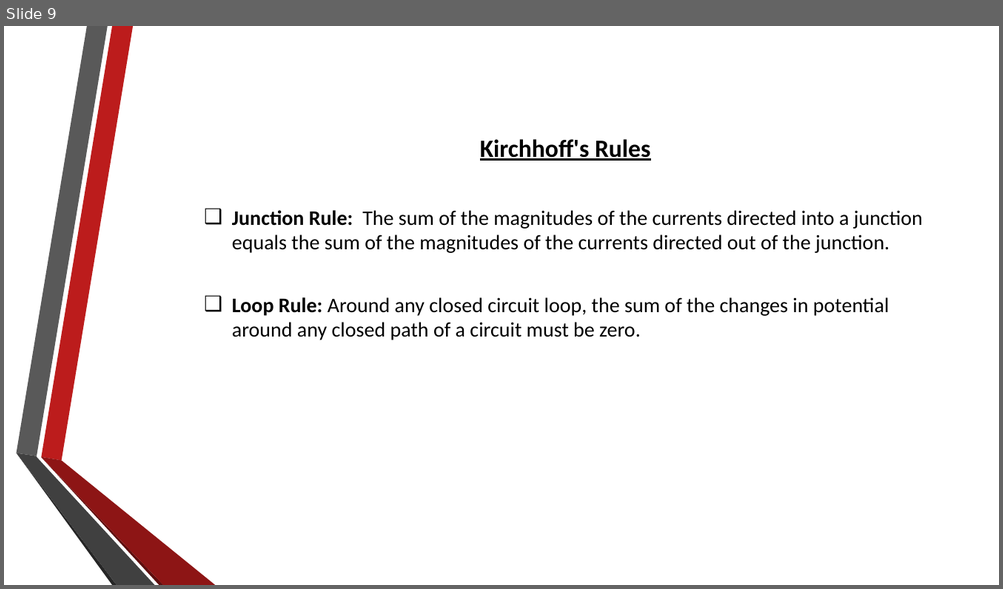
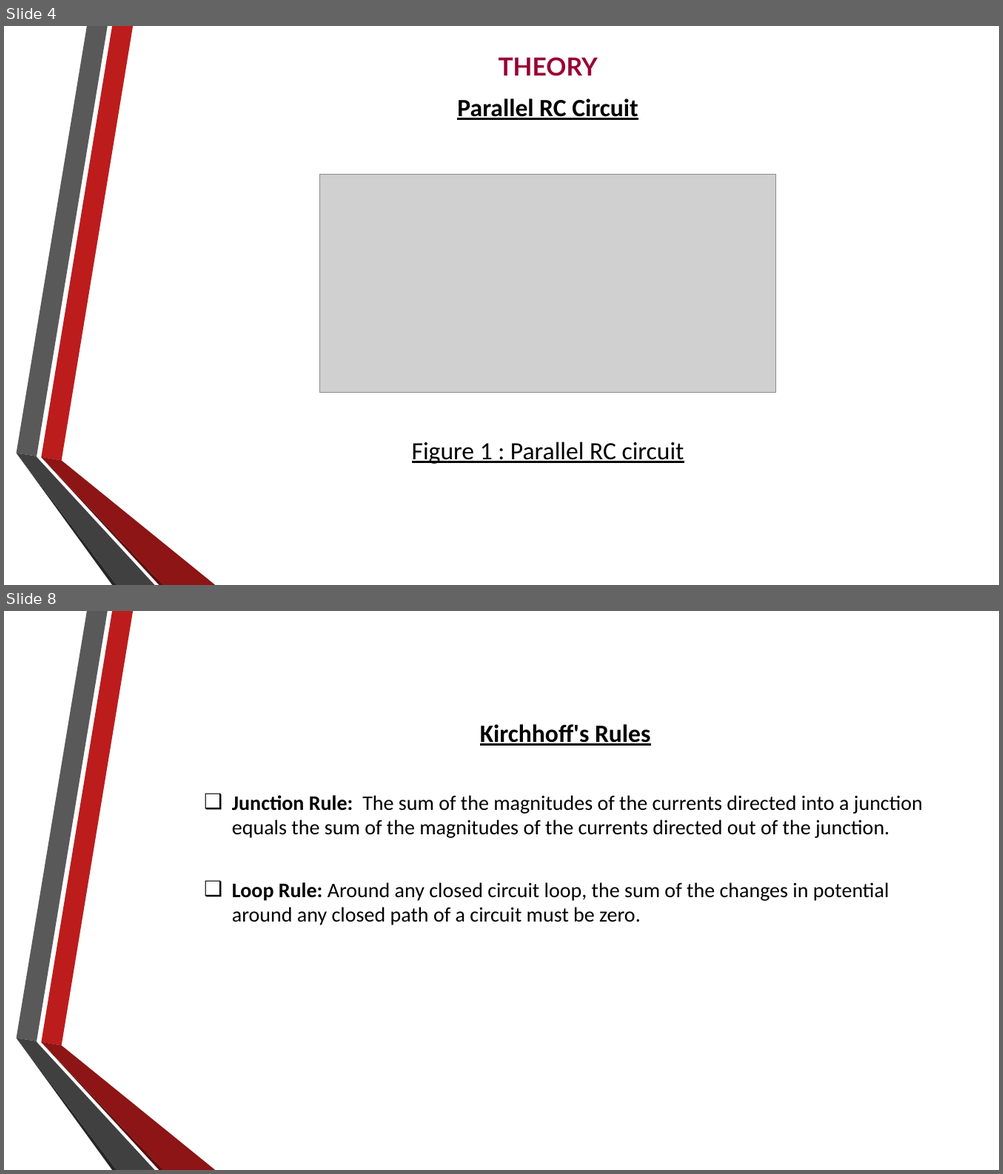
Before and after one commit to RahulAgrwal/Electrical-Virtual-lab, a slide deck: exp2/theoryimage/theory.pptx. Shown one above the other, each under a label of ours: slide 9 before the commit, slides 4 and 8 after it; the slides between them are not shown. The pictures are 1003x589 and 1003x1174 pixels, drawn with LibreOffice and Linux fonts; fonts in the diff are those of the drawing; grey boxes stand for pictures; background and template pictures are left out. Boxes give left, top, right and bottom in pixels: in the first picture for what was removed or moved away, otherwise in the second. Text is boxed around its words. In the diff, an @@ line names an element or a change of style, - is before the commit and + after.

```diff
--- a/exp2/theoryimage/theory.pptx
+++ b/exp2/theoryimage/theory.pptx
@@ slide 4 added at [4, 26, 999, 585], background picture (left out); not listed: 6 template elements that a slide beside it also shows @@
@@ text added at [498, 57, 597, 76], 24 pt, text #990033, bold @@
+THEORY
@@ text added at [457, 99, 637, 120], 24 pt, text #000000, bold, underline @@
+Parallel RC Circuit
@@ picture added at [319, 175, 776, 393] @@
@@ text added at [412, 442, 684, 464], 24 pt, text #000000, underline @@
+Figure 1 : Parallel RC circuit
@@ what was slide 9 is now slide 8 @@
```
Also in this commit, not shown: 4 slides changed, 2 other slides added, 4 slides removed, 6 other files.
